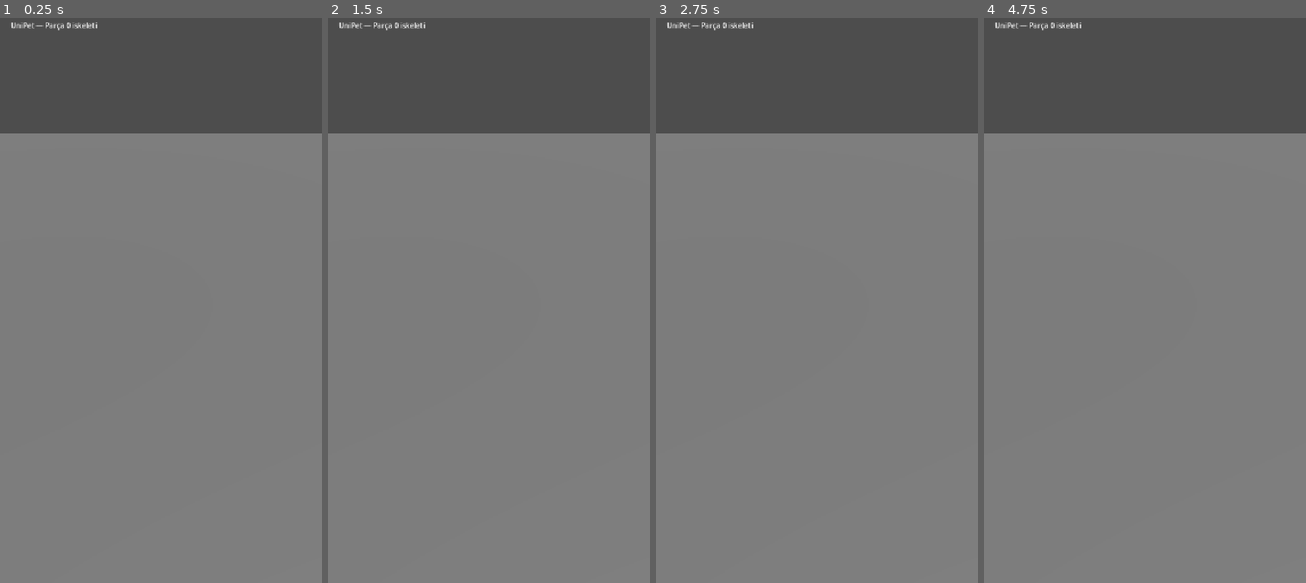
Above: before the commit, frames 1-4 (left to right).
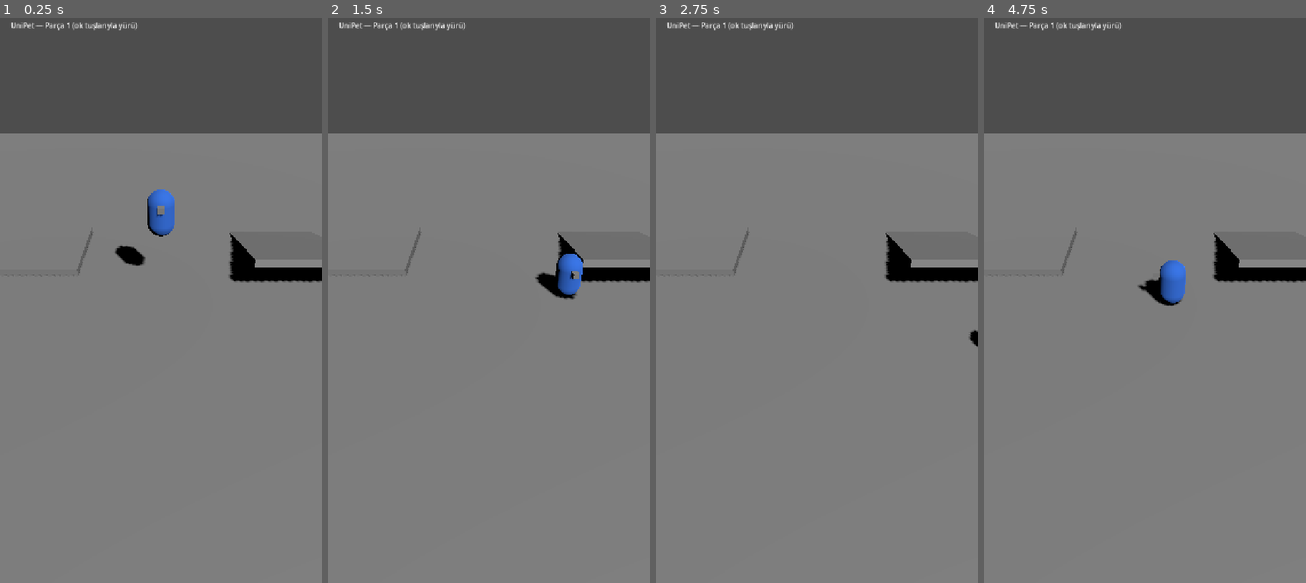
Above: after the commit, the same moments.

Repository: talha24052050/unipet
Game: Godot game, scene res://scenes/main.tscn
Two runs of this game, one before a commit and one after it. Both use one fixed random seed, a clock stepped at 60 frames per second and the inputs below.
Inputs:
- Up to frame 1 (0.25 s): no input
- Up to frame 2 (1.5 s): hold Right (ui_right) 0.53-1.28 s; hold Down (ui_down) from 1.28 s (still down)
- Up to frame 3 (2.75 s): release Down (ui_down) at 2.03 s; hold Right (ui_right) from 2.03 s (still down)
- Up to frame 4 (4.75 s): release Right (ui_right) at 2.78 s; hold Up (ui_up) 2.78-3.53 s; tap Enter at 3.5 s; hold Left (ui_left) from 3.53 s (still down)

The runs differ from the first frame. In frame 1, 2.0% of the frame differs, in the area x 1-100%, y 0-47%; in frame 2, 1.6%; in frame 3, 1.3%; in frame 4, 2.0%.

Commit message:
1.1: oyuncu sahnesi (CharacterBody3D, yerçekimi, yer takibi, placeholder kapsül)

Diff:
--- a/game/scenes/main.tscn
+++ b/game/scenes/main.tscn
@@ -1,4 +1,6 @@
 [gd_scene format=3]
+
+[ext_resource type="PackedScene" path="res://scenes/player.tscn" id="1"]
 
 [node name="Main" type="Node3D"]
 
@@ -10,11 +12,25 @@
 shadow_enabled = true
 
 [node name="Ground" type="CSGBox3D" parent="."]
+use_collision = true
 size = Vector3(40, 0.2, 40)
+
+[node name="Ramp" type="CSGBox3D" parent="."]
+transform = Transform3D(1, 0, 0, 0, 0.965926, 0.258819, 0, -0.258819, 0.965926, 4, 0.4, -2)
+use_collision = true
+size = Vector3(3, 0.2, 5)
+
+[node name="Step" type="CSGBox3D" parent="."]
+transform = Transform3D(1, 0, 0, 0, 1, 0, 0, 0, 1, -4, 0.2, -2)
+use_collision = true
+size = Vector3(3, 0.2, 3)
+
+[node name="Player" parent="." instance=ExtResource("1")]
+transform = Transform3D(1, 0, 0, 0, 1, 0, 0, 0, 1, 0, 2, 0)
 
 [node name="UI" type="CanvasLayer" parent="."]
 
 [node name="Label" type="Label" parent="UI"]
 offset_left = 24.0
 offset_top = 24.0
-text = "UniPet — Parça 0 iskeleti"
+text = "UniPet — Parça 1 (ok tuşlarıyla yürü)"
--- /dev/null
+++ b/game/scenes/player.tscn
@@ -0,0 +1,33 @@
+[gd_scene format=3]
+
+[ext_resource type="Script" path="res://src/player/player.gd" id="1"]
+
+[sub_resource type="CapsuleShape3D" id="shape"]
+radius = 0.35
+height = 1.2
+
+[sub_resource type="CapsuleMesh" id="mesh"]
+radius = 0.35
+height = 1.2
+
+[sub_resource type="StandardMaterial3D" id="mat"]
+albedo_color = Color(0.2, 0.45, 0.9, 1)
+
+[sub_resource type="BoxMesh" id="nose"]
+size = Vector3(0.15, 0.15, 0.25)
+
+[node name="Player" type="CharacterBody3D"]
+script = ExtResource("1")
+
+[node name="Collision" type="CollisionShape3D" parent="."]
+transform = Transform3D(1, 0, 0, 0, 1, 0, 0, 0, 1, 0, 0.6, 0)
+shape = SubResource("shape")
+
+[node name="Body" type="MeshInstance3D" parent="."]
+transform = Transform3D(1, 0, 0, 0, 1, 0, 0, 0, 1, 0, 0.6, 0)
+mesh = SubResource("mesh")
+surface_material_override/0 = SubResource("mat")
+
+[node name="Nose" type="MeshInstance3D" parent="."]
+transform = Transform3D(1, 0, 0, 0, 1, 0, 0, 0, 1, 0, 0.85, 0.38)
+mesh = SubResource("nose")
--- a/game/src/core/config.gd
+++ b/game/src/core/config.gd
@@ -17,3 +17,10 @@
 ## Aktif servis implementasyonları. Değiştirmek = bu satırı değiştirmek.
 const NETWORK_BACKEND: String = "offline"  # "offline" | "nakama"
 const AUTH_BACKEND: String = "mock"  # "mock" | "supabase"
+
+## Oyuncu hareketi (metre/saniye, radyan/saniye).
+const PLAYER_WALK_SPEED: float = 4.0
+const PLAYER_ACCELERATION: float = 20.0
+const PLAYER_TURN_SPEED: float = 10.0
+## Yerden kopmadan inilebilecek basamak/eğim için yere yapışma mesafesi.
+const PLAYER_FLOOR_SNAP: float = 0.3
--- /dev/null
+++ b/game/src/player/player.gd
@@ -0,0 +1,40 @@
+extends CharacterBody3D
+## Yerel oyuncu. Hareket kaynağını (joystick, dokun-yürü, klavye) bilmez:
+## onlar sadece `move_input`u (dünya uzayında, XZ düzleminde, uzunluk 0..1) yazar.
+
+## İstenen hareket yönü ve şiddeti. Kontrolcüler her karede yazar.
+var move_input: Vector3 = Vector3.ZERO
+
+var _gravity: float = ProjectSettings.get_setting("physics/3d/default_gravity")
+
+
+func _ready() -> void:
+	floor_snap_length = Config.PLAYER_FLOOR_SNAP
+
+
+func _physics_process(delta: float) -> void:
+	var input: Vector3 = move_input
+	if OS.is_debug_build() and input == Vector3.ZERO:
+		input = _debug_keyboard_input()
+
+	velocity = compute_velocity(velocity, input, is_on_floor(), _gravity, delta)
+	move_and_slide()
+
+	var flat: Vector3 = Vector3(velocity.x, 0.0, velocity.z)
+	if flat.length() > 0.1:
+		rotation.y = lerp_angle(rotation.y, atan2(flat.x, flat.z), Config.PLAYER_TURN_SPEED * delta)
+
+
+## Saf hesap (test edilebilir): yatayda hedef hıza ivmelen, dikeyde yerçekimi uygula.
+static func compute_velocity(current: Vector3, input: Vector3, on_floor: bool, gravity: float, delta: float) -> Vector3:
+	var dir: Vector3 = Vector3(input.x, 0.0, input.z).limit_length(1.0)
+	var target: Vector3 = dir * Config.PLAYER_WALK_SPEED
+	var horizontal: Vector3 = Vector3(current.x, 0.0, current.z).move_toward(target, Config.PLAYER_ACCELERATION * delta)
+	var vy: float = 0.0 if on_floor else current.y - gravity * delta
+	return Vector3(horizontal.x, vy, horizontal.z)
+
+
+## Sadece editör/debug: ok tuşlarıyla yürüme (joystick gelene kadar test için).
+func _debug_keyboard_input() -> Vector3:
+	var v: Vector2 = Input.get_vector("ui_left", "ui_right", "ui_up", "ui_down")
+	return Vector3(v.x, 0.0, v.y)
--- /dev/null
+++ b/game/tests/test_player.gd
@@ -0,0 +1,45 @@
+extends RefCounted
+
+const Player := preload("res://src/player/player.gd")
+const DT: float = 1.0 / 60.0
+
+
+func test_gravity_when_airborne() -> String:
+	var v: Vector3 = Player.compute_velocity(Vector3.ZERO, Vector3.ZERO, false, 9.8, DT)
+	if not v.y < 0.0:
+		return "havadayken düşmüyor: %s" % v
+	return ""
+
+
+func test_no_fall_on_floor() -> String:
+	var v: Vector3 = Player.compute_velocity(Vector3(0, -5, 0), Vector3.ZERO, true, 9.8, DT)
+	if v.y != 0.0:
+		return "yerdeyken dikey hız sıfırlanmadı: %s" % v
+	return ""
+
+
+func test_reaches_walk_speed() -> String:
+	var v: Vector3 = Vector3.ZERO
+	for i: int in 120:
+		v = Player.compute_velocity(v, Vector3(1, 0, 0), true, 9.8, DT)
+	if not is_equal_approx(v.x, Config.PLAYER_WALK_SPEED):
+		return "yürüme hızına ulaşmadı: %s" % v
+	return ""
+
+
+func test_diagonal_not_faster() -> String:
+	var v: Vector3 = Vector3.ZERO
+	for i: int in 120:
+		v = Player.compute_velocity(v, Vector3(1, 0, 1), true, 9.8, DT)
+	if Vector2(v.x, v.z).length() > Config.PLAYER_WALK_SPEED + 0.001:
+		return "çapraz hareket daha hızlı: %s" % v
+	return ""
+
+
+func test_stops_without_input() -> String:
+	var v: Vector3 = Vector3(Config.PLAYER_WALK_SPEED, 0, 0)
+	for i: int in 60:
+		v = Player.compute_velocity(v, Vector3.ZERO, true, 9.8, DT)
+	if v.length() > 0.001:
+		return "giriş yokken durmadı: %s" % v
+	return ""
Not shown, added: game/src/player/player.gd.uid
Not shown, added: game/tests/test_player.gd.uid
Not shown, changed: docs/ROADMAP.md
